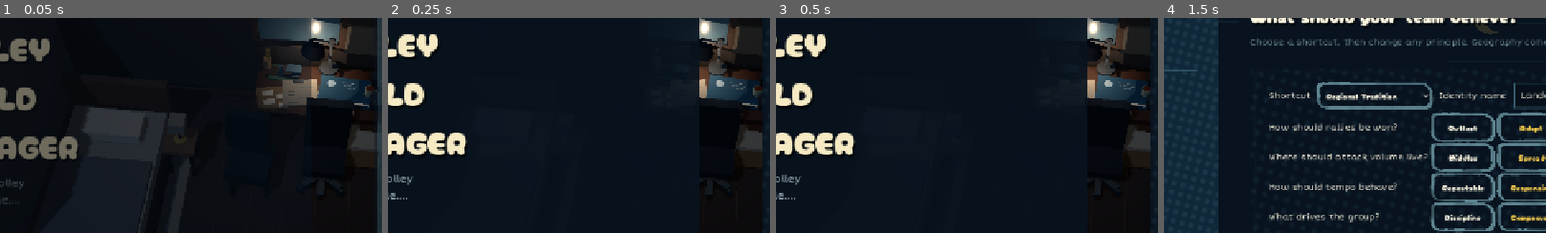
Above: before the commit, frames 1-4 (left to right).
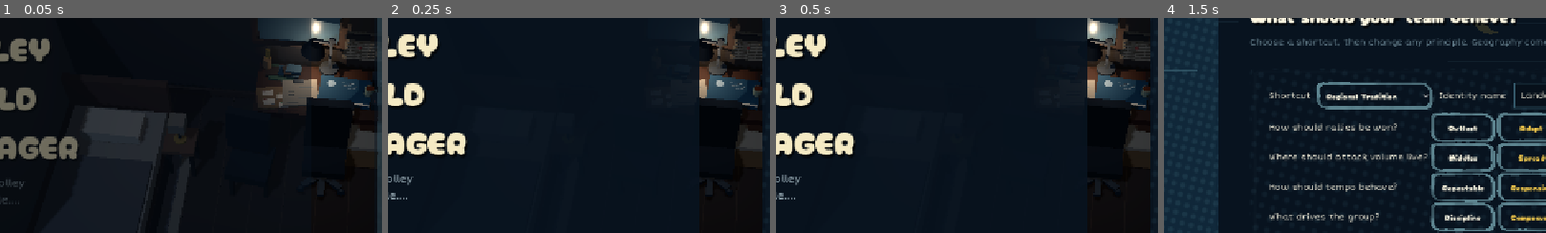
Above: after the commit, the same moments.

Repository: iracarranza/volley-world-manager
Game: Godot game, scene res://scenes/application.tscn
Same seed, same stepped clock (60 frames per second), same inputs: the game is played once before the commit and once after it.
Inputs:
- Up to frame 1 (0.05 s): no input
- Up to frame 2 (0.25 s): no input
- Up to frame 3 (0.5 s): no input
- Up to frame 4 (1.5 s): click "01 NEW CAREER" at 0.5 s; click "Continue" at 1.25 s
The pictures show only the part of the screen within x 15-65%, y 12-62%; the shares and areas given below are measured in that part.

The runs differ from the first frame. In frame 1, 0.2% of the frame differs, in the area x 89-98%, y 3-20%; in frame 2, 0.2%; in frame 3, 0.2%; in frame 4, nothing differs.

Commit message:
Desk iteration 16: expose and lower calendar details

Diff:
--- a/scenes/office/desk_composition_calibration.gd
+++ b/scenes/office/desk_composition_calibration.gd
@@ -23,17 +23,18 @@
 	_scale_named(office, ["WindowTop", "WindowBottom", "WindowMullionH"], Vector3(0.92, 1.0, 1.0))
 	_move_named(office, ["WindowGlass", "WindowTop", "WindowBottom", "WindowLeft", "WindowRight", "WindowMullionV", "WindowMullionH"], Vector3(0.27, -0.08, 0.0), true)
 
-	# Calendar is explicit rather than accumulated from relative transforms.
-	# Measured from iteration 14: target historical footprint ~284x131 px.
+	# Calendar footprint solved in iteration 15. Details sit toward the camera and the
+	# whole object is lowered to recover the historical 30px wall margin.
 	var wall_z := -1.943
-	_place(office, "CalendarBacking", Vector3(1.465, 1.24, wall_z), Vector3(0.59, 0.43, 0.045), 0.0)
-	_place(office, "CalendarHeader", Vector3(1.465, 1.415, wall_z - 0.028), Vector3(0.59, 0.075, 0.025), 0.0)
+	var detail_z := wall_z + 0.031
+	_place(office, "CalendarBacking", Vector3(1.465, 1.14, wall_z), Vector3(0.59, 0.43, 0.045), 0.0)
+	_place(office, "CalendarHeader", Vector3(1.465, 1.315, detail_z), Vector3(0.59, 0.075, 0.025), 0.0)
 	for i in 6:
-		_place(office, "CalendarRow%02d" % i, Vector3(1.465, 1.315 - float(i) * 0.052, wall_z - 0.03), Vector3(0.52, 0.010, 0.018), 0.0)
+		_place(office, "CalendarRow%02d" % i, Vector3(1.465, 1.215 - float(i) * 0.052, detail_z + 0.002), Vector3(0.52, 0.010, 0.018), 0.0)
 	for i in 5:
-		_place(office, "CalendarCol%02d" % i, Vector3(1.255 + float(i) * 0.105, 1.185, wall_z - 0.03), Vector3(0.009, 0.255, 0.018), 0.0)
+		_place(office, "CalendarCol%02d" % i, Vector3(1.255 + float(i) * 0.105, 1.085, detail_z + 0.002), Vector3(0.009, 0.255, 0.018), 0.0)
 	var calendar_mark := office.find_child("CalendarMark", true, false) as Node3D
-	if calendar_mark != null: calendar_mark.position = Vector3(1.36, 1.255, wall_z - 0.05)
+	if calendar_mark != null: calendar_mark.position = Vector3(1.36, 1.155, detail_z + 0.018)
 	_set_material(office.find_child("CalendarBacking", true, false), Color("4d4a43"), 0.96)
 	_set_material(office.find_child("CalendarHeader", true, false), Color("26272a"), 0.94)
 	for i in 6: _set_material(office.find_child("CalendarRow%02d" % i, true, false), Color("777269"), 0.96)
